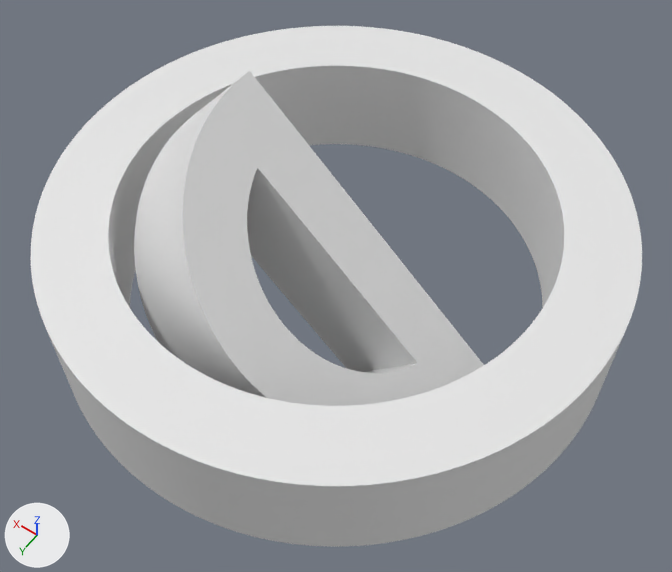
Renders of the OBJ model model/logotype.obj from each side of a commit.
Both versions are drawn from a 50 mm lens placed at (-30.1, 42.2, 61.2), pointed at (-1.4, 2.0, -1.9). Every picture has the same lights, and +X, +Y and +Z are marked at lower left. Where no turn or scale is listed for an object, it has been applied to the vertices.

The older version as bpy lines, for what is in view:
```python
me_logotype = bpy.data.meshes.new('logotype')
me_logotype.from_pydata(...)  # 1184 vertices, 2368 faces; spans x -24.5..24.5, y -24.5..24.5, z -14.4..14.4
ob_logotype = bpy.data.objects.new('logotype', me_logotype)
ob_logotype.location = (0.0, 0.0, 0.0)
```
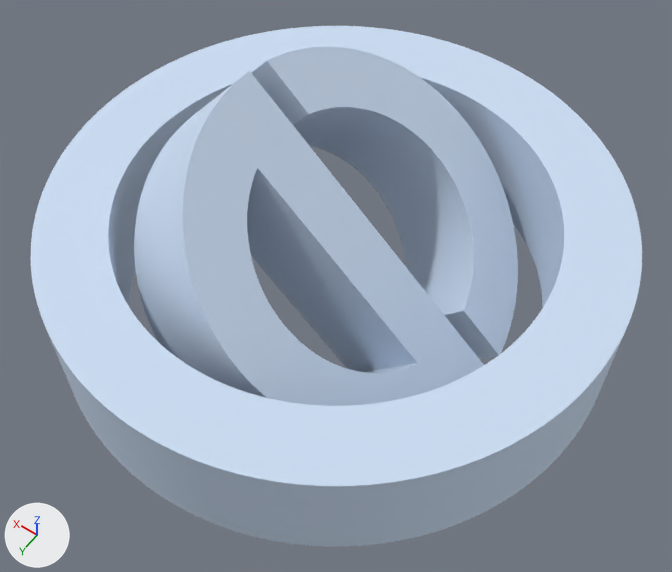
What differs and where, as boxes (x1, y1, x2, y2) in the pictures (672 x 572 px):
```json
{"part": 1, "of": "me_logotype", "change": "added", "after": [252, 47, 518, 359], "on screen": "blue"}
{"part": 2, "of": "me_logotype", "change": "recoloured", "before": [31, 26, 642, 547], "after": [31, 26, 642, 547]}
```

Scene script edits in JSON lines:
```json
{"op": "add", "block": "mat_wire_154185229", "code": ["mat_wire_154185229 = principled_material('wire_154185229')", "mat_wire_154185229.base_color = (0.604, 0.725, 0.898)  # blue #ccddf3", "mat_wire_154185229.roughness = 0.821"]}
{"block": "me_logotype", "where": "# used by ob_logotype; location = (0.0, 0.0, 0.0)"}
{"op": "remove", "block": "me_logotype", "code": "me_logotype.from_pydata(...)  # 1184 vertices, 2368 faces; spans x -24.5..24.5, y -24.5..24.5, z -14.4..14.4"}
{"op": "add", "block": "me_logotype", "code": "me_logotype.from_pydata(...)  # 1580 vertices, 3156 faces; spans x -24.5..24.5, y -24.5..24.5, z -14.4..14.4"}
{"block": "me_logotype", "change": "me_logotype part 1: a new loose piece of 396 vertices spanning x -15.4..15.4, y -16.2..-3.0, z -14.2..14.2, in mat_wire_154185229 (blue #ccddf3)"}
{"block": "me_logotype", "change": "me_logotype part 2: 2368 faces spanning x -24.5..24.5, y -24.5..24.5, z -14.4..14.4 switch from no material to mat_wire_154185229 (blue #ccddf3)"}
```
